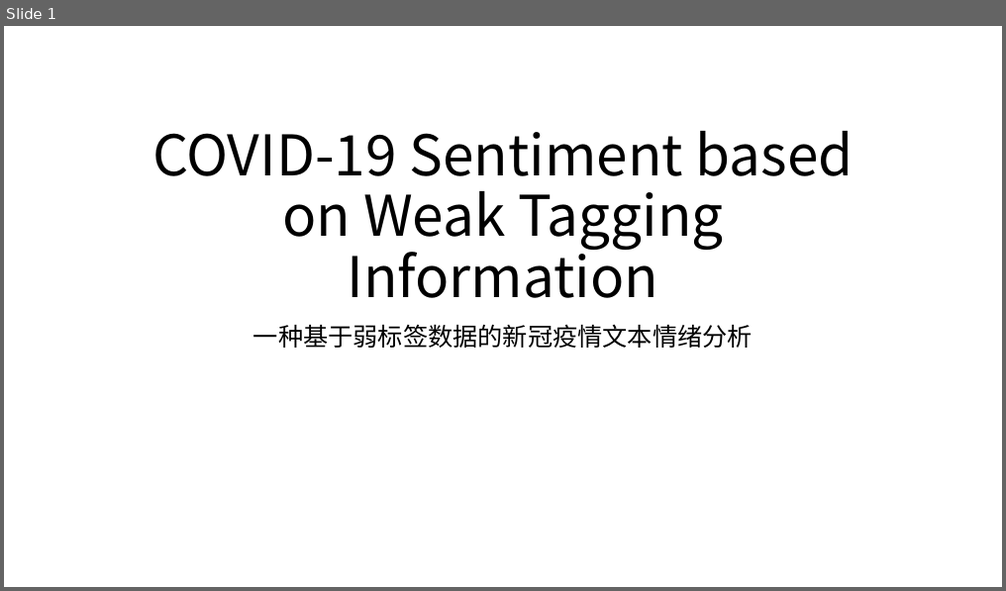
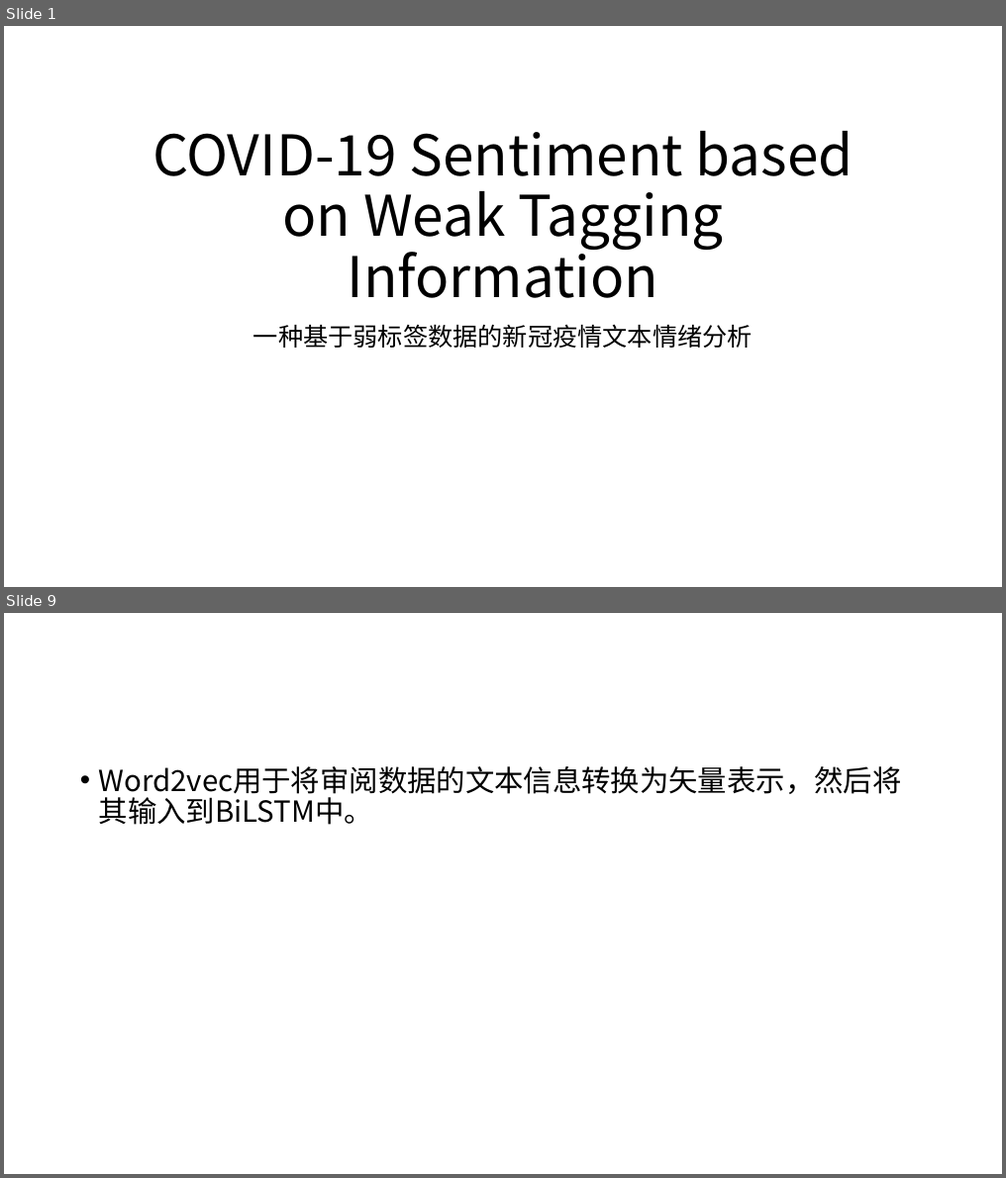
Before and after one commit to XinLin-cs/Dev_Note, a slide deck: COVID-19 Sentiment based on Weak Tagging Information/开题报告.pptx. Shown one above the other, each under a label of ours: slide 1 before the commit, slides 1 and 9 after it; the slides between them are not shown. The pictures are 1006x591 and 1006x1178 pixels, drawn with LibreOffice and Linux fonts; fonts in the diff are those of the drawing. Boxes give left, top, right and bottom in pixels: in the first picture for what was removed or moved away, otherwise in the second. Text is boxed around its words. In the diff, an @@ line names an element or a change of style, - is before the commit and + after.

```diff
--- a/COVID-19 Sentiment based on Weak Tagging Information/开题报告.pptx
+++ b/COVID-19 Sentiment based on Weak Tagging Information/开题报告.pptx
@@ slide 9 added at <box>4,613,1002,1174</box>, background #FFFFFF @@
@@ text added at <box>99,766,902,825</box>, 28 pt, text #000000 @@
+• Word2vec用于将审阅数据的文本信息转换为矢量表示，然后将 其输入到BiLSTM中。
```
Also in this commit, not shown: 13 other slides added.
